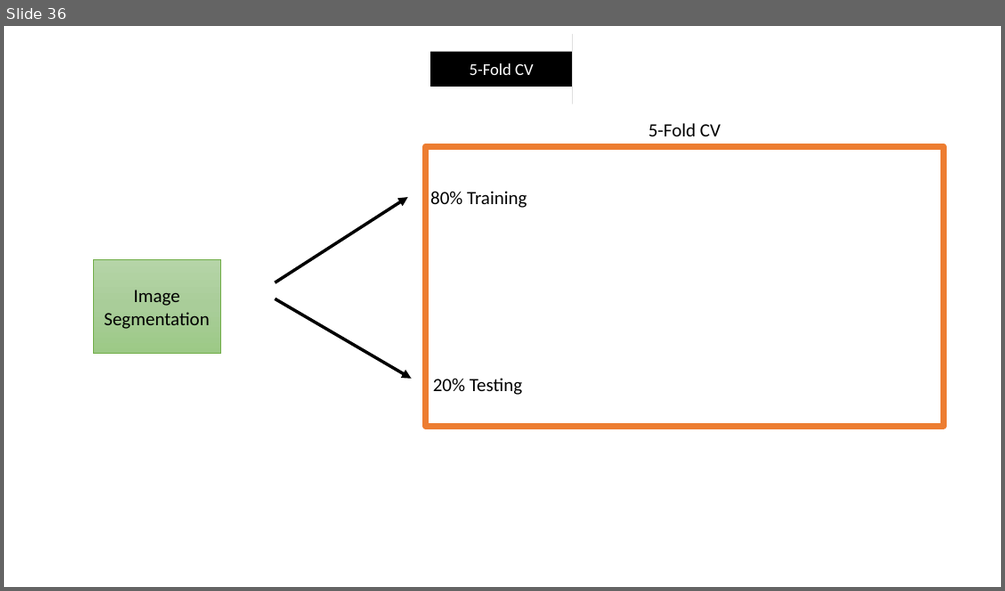
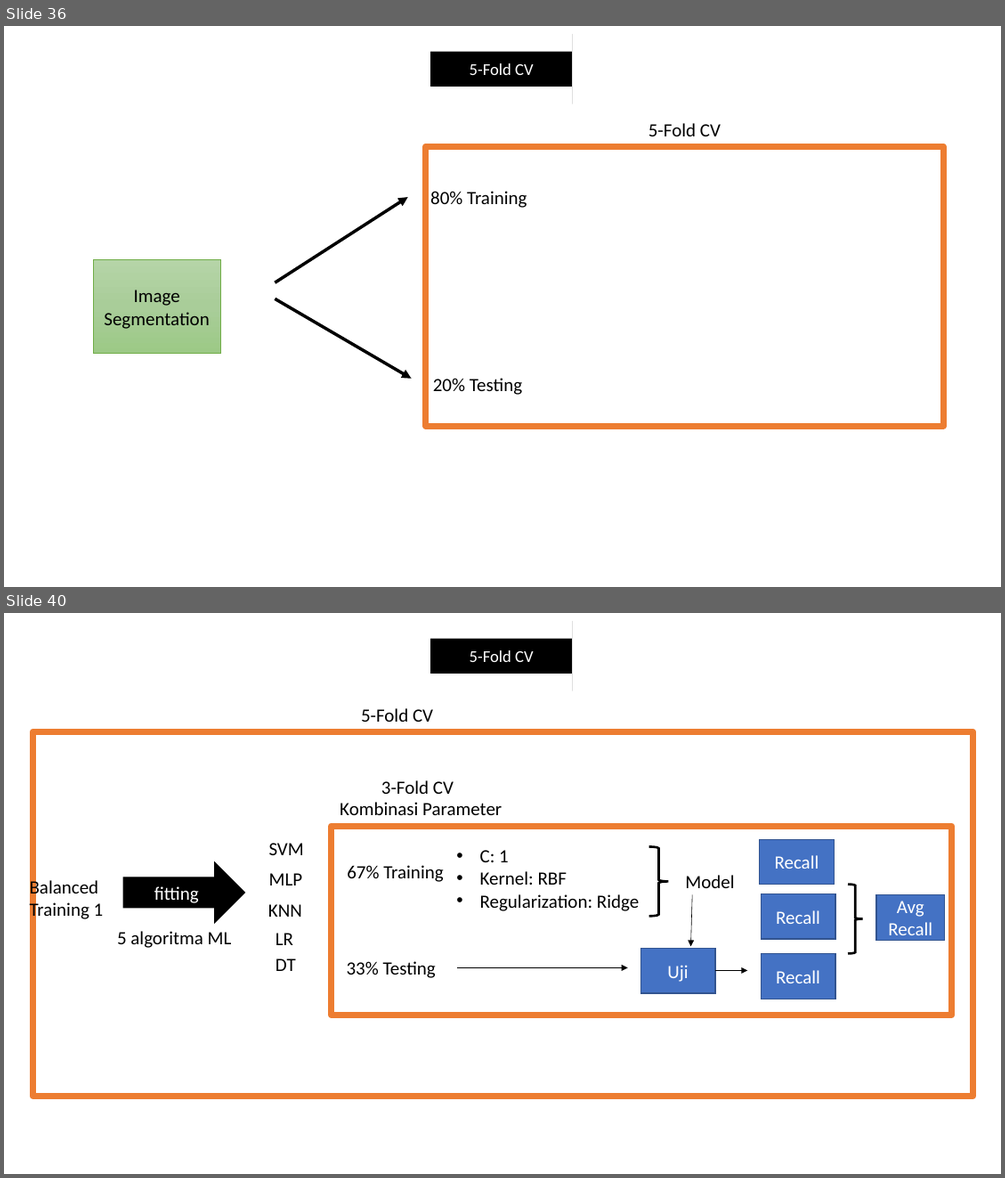
Before and after one commit to zkgz/skripsi, a slide deck: skripsi/Skripsi Pro/Presentation1.pptx. Shown one above the other, each under a label of ours: slide 36 before the commit, slides 36 and 40 after it; the slides between them are not shown. The pictures are 1005x591 and 1005x1178 pixels, drawn with LibreOffice and Linux fonts; fonts in the diff are those of the drawing. Boxes give left, top, right and bottom in pixels: in the first picture for what was removed or moved away, otherwise in the second. Text is boxed around its words. In the diff, an @@ line names an element or a change of style, - is before the commit and + after.

```diff
--- a/skripsi/Skripsi Pro/Presentation1.pptx
+++ b/skripsi/Skripsi Pro/Presentation1.pptx
@@ slide 40 added at <box>4,613,1001,1174</box>, background #FFFFFF @@
@@ right arrow added at <box>430,621,572,691</box>, fill #000000, 16 pt, text #FFFFFF @@
+5-Fold CV
@@ text added at <box>361,708,433,722</box>, 18 pt, text #000000 @@
+5-Fold CV
@@ rectangle added at <box>32,732,973,1096</box>, outline #ED7D31 6 pt @@
@@ text added at <box>381,780,453,794</box>, 18 pt, text #000000 @@
+3-Fold CV
@@ rectangle added at <box>332,826,952,1015</box>, outline #ED7D31 6 pt @@
@@ text added at <box>340,802,502,815</box>, 18 pt, text #000000 @@
+Kombinasi Parameter
@@ text added at <box>269,843,304,855</box>, 18 pt, text #000000 @@
+SVM
@@ text added at <box>480,850,639,911</box>, 18 pt, text #000000 @@
+• C: 1
+• Kernel: RBF
+• Regularization: Ridge
@@ right brace added at <box>649,846,669,916</box>, outline #000000 2.25 pt @@
@@ rectangle added at <box>760,840,834,884</box>, fill #4472C4, outline #325491 1 pt, 18 pt, text #FFFFFF @@
+Recall
@@ text added at <box>30,878,104,922</box>, 18 pt, text #000000 @@
+Balanced Training 1
@@ right arrow added at <box>123,862,245,922</box>, fill #000000, outline #000000 1 pt, 18 pt, text #FFFFFF @@
+fitting
@@ text added at <box>269,873,303,885</box>, 18 pt, text #000000 @@
+MLP
@@ text added at <box>347,865,443,882</box>, 18 pt, text #000000 @@
+67% Training
@@ text added at <box>685,875,734,888</box>, 18 pt, text #000000 @@
+Model
@@ text added at <box>268,904,302,916</box>, 18 pt, text #000000 @@
+KNN
@@ arrow added from (693, 895) to (690, 947), #000000 0.5 pt @@
@@ rectangle added at <box>760,894,835,939</box>, fill #4472C4, outline #325491 1 pt, 18 pt, text #FFFFFF @@
+Recall
@@ right brace added at <box>849,884,863,954</box>, outline #000000 2.25 pt @@
@@ rectangle added at <box>877,895,945,940</box>, fill #4472C4, outline #325491 1 pt, 18 pt, text #FFFFFF @@
+Avg Recall
@@ text added at <box>117,931,232,948</box>, 18 pt, text #000000 @@
+5 algoritma ML
@@ text added at <box>275,933,293,945</box>, 18 pt, text #000000 @@
+LR
@@ text added at <box>275,958,296,971</box>, 18 pt, text #000000 @@
+DT
@@ rectangle added at <box>640,948,715,993</box>, fill #4472C4, outline #325491 1 pt, 18 pt, text #FFFFFF @@
+Uji
@@ rectangle added at <box>760,954,835,999</box>, fill #4472C4, outline #325491 1 pt, 18 pt, text #FFFFFF @@
+Recall
@@ text added at <box>347,961,436,978</box>, 18 pt, text #000000 @@
+33% Testing
@@ arrow added from (457, 967) to (628, 967), #000000 0.5 pt @@
@@ arrow added from (715, 971) to (747, 971), #000000 0.5 pt @@
```
Also in this commit, not shown: 2 slides changed, 5 other slides added.
